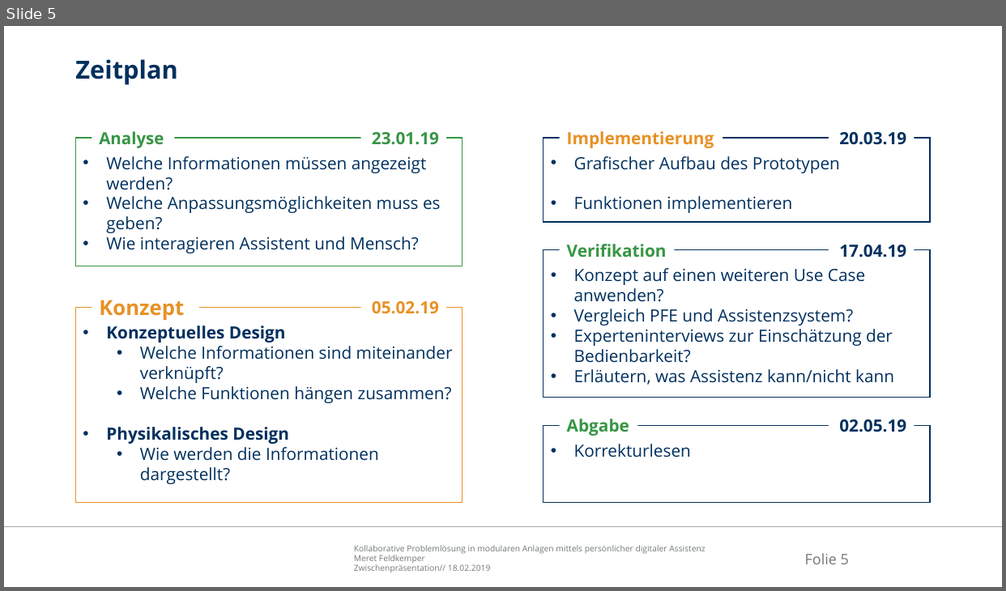
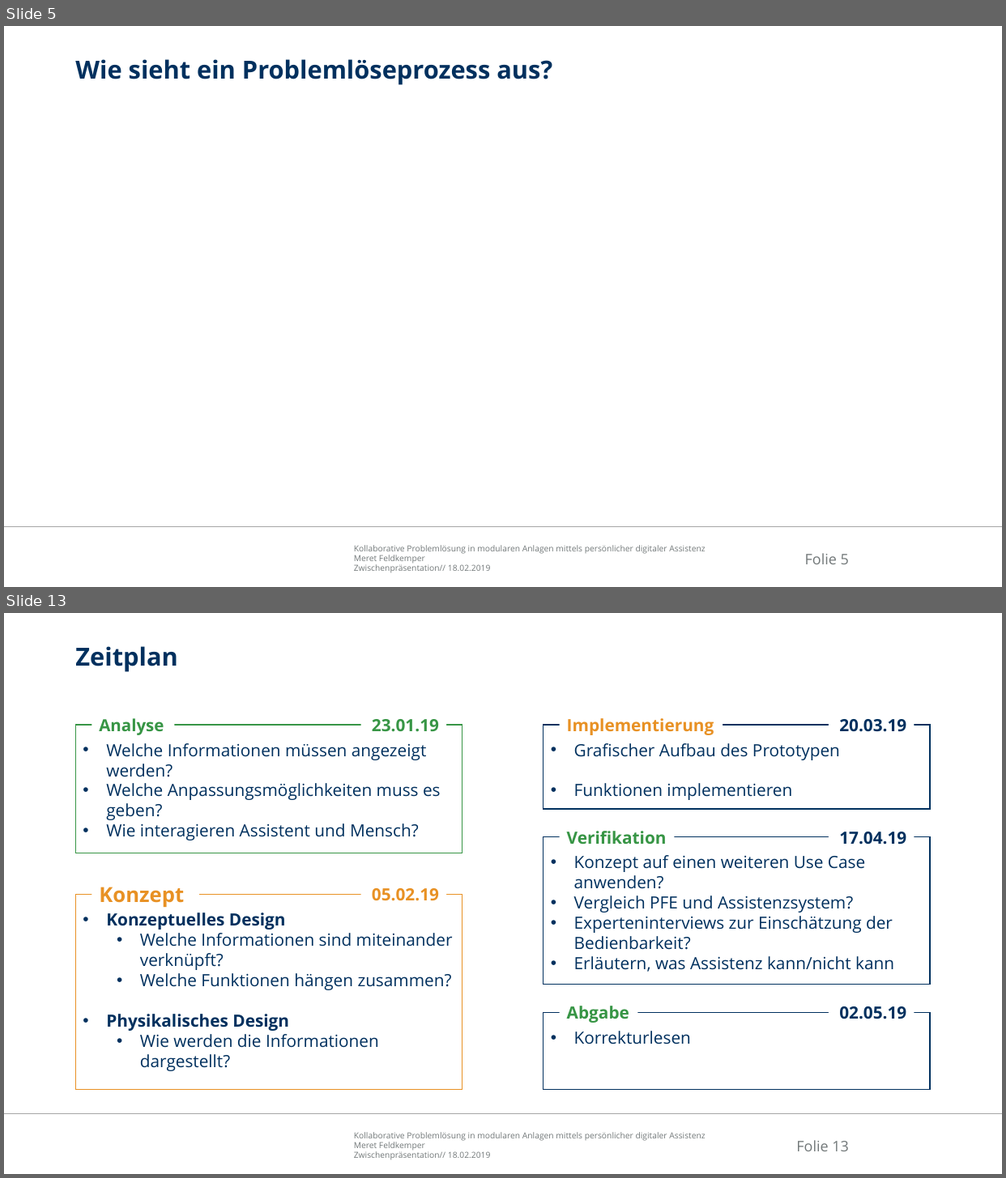
Before and after one commit to Ral3007/Diplomarbeit, a slide deck: Dokumente/Präsentationen/2019-04-29_DA_Feldkemper_Probeverteidigung.pptx. Shown one above the other, each under a label of ours: slide 5 before the commit, slides 5 and 13 after it; the slides between them are not shown. The pictures are 1006x591 and 1006x1178 pixels, drawn with LibreOffice and Linux fonts; fonts in the diff are those of the drawing; background and template pictures are left out. Boxes give left, top, right and bottom in pixels: in the first picture for what was removed or moved away, otherwise in the second. Text is boxed around its words. In the diff, an @@ line names an element or a change of style, - is before the commit and + after.

```diff
--- a/Dokumente/Präsentationen/2019-04-29_DA_Feldkemper_Probeverteidigung.pptx
+++ b/Dokumente/Präsentationen/2019-04-29_DA_Feldkemper_Probeverteidigung.pptx
@@ slide 5 added at [4, 26, 1002, 587], background #FFFFFF; not listed: 3 template elements that a slide beside it also shows @@
@@ title added at [75, 59, 552, 85], 24 pt, text #00305E, bold @@
+Wie sieht ein Problemlöseprozess aus?
@@ what was slide 5 is now slide 13 @@
@@ page number at [796, 1140, 849, 1152]: text changed @@
-Folie 5
+Folie 13
```
Also in this commit, not shown: 1 slide changed, 9 other slides added, 1 other file.
